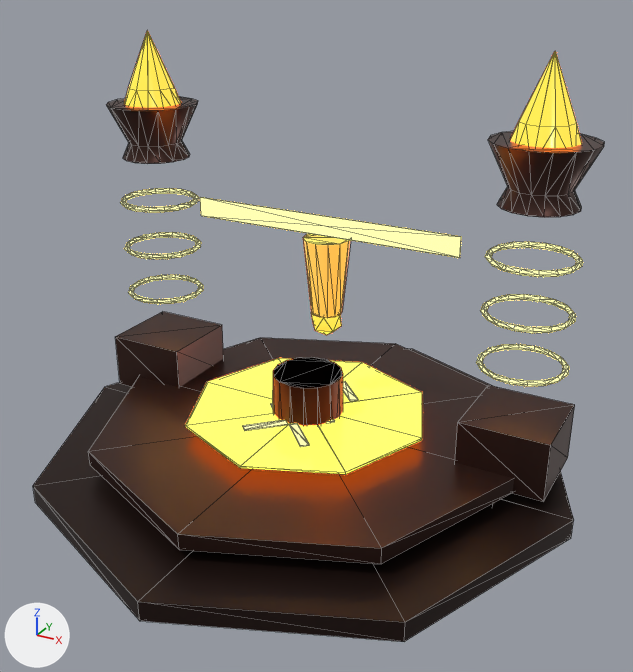
A saved change to the FBX model mines20/boostpads/pad5/RocketBoostPad_Roblox.fbx.
Camera for both pictures: a 50 mm camera at (9.92, -17.59, 12.16) aimed at (0.32, -0.12, 3.42). The lights are fixed; the arrows at lower left show +X, +Y and +Z. The first picture is the older version. Mesh edges are drawn as thin lines.

In view in the first picture: 'AccentNeon', 'BoostPad', 'DarkPlate', 'EnergyGlass', 'EnergyGlow', 'TrimPlate'.
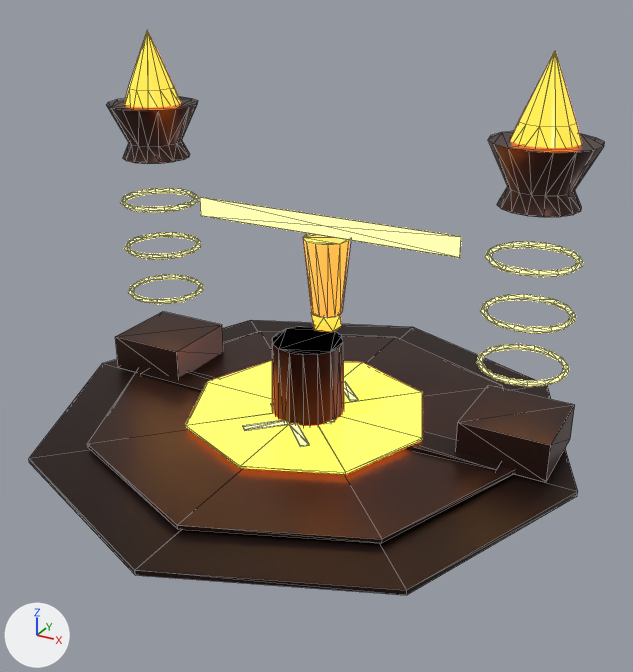
The newer file is also turned or shifted as a whole; pictures and numbers use the older file's frame.

Changed parts and their boxes [x1, y1, x2, y2] in the pictures (633 x 672 px; the box of a moved part takes in the faces that stretch with it):
'TrimPlate', reshaped: before [88, 97, 604, 564]; after [87, 97, 604, 543]
'DarkPlate', reshaped (6% shorter): before [33, 348, 574, 642]; after [29, 320, 578, 595]
part 1 of me_oct_step_1_002, moved or reshaped: before [88, 338, 514, 564]; after [87, 331, 515, 543]
part 2 of me_oct_step_1_002, moved or reshaped: before [115, 325, 224, 387]; after [115, 325, 223, 378]
part 3 of me_oct_step_1_002, moved or reshaped: before [455, 405, 575, 502]; after [456, 405, 575, 482]
part 4 of me_oct_step_0_002, moved or reshaped: before [33, 348, 574, 642]; after [29, 320, 578, 595]
part 5 of me_oct_step_0_002, moved or reshaped: before [273, 357, 343, 426]; after [272, 326, 344, 426]
part 6 of me_oct_step_0_002, moved or reshaped: before [273, 357, 343, 426]; after [272, 326, 344, 426]
part 7 of me_oct_step_0_002, moved or reshaped (mostly hidden before): before [489, 503, 495, 507]; after [141, 370, 500, 472]

The change, as a diff of the scene's bpy script:
```diff
--- a/mines20/boostpads/pad5/RocketBoostPad_Roblox.fbx.py
+++ b/mines20/boostpads/pad5/RocketBoostPad_Roblox.fbx.py
@@ me_oct_step_1_002 @@
 # used by ob_trimplate; location = (0.0, 0.0, 0.77)
 # before: 24 (-6.3, -0.1, -0.27) at pixel (119, 383), 25 (-4.1, -0.1, -0.27), 26 (-4.1, 2.1, -0.27), 27 (-6.3, 2.1, -0.27)
 # before: 80 (4.1, -0.1, -0.27), 81 (6.3, -0.1, -0.27) at pixel (543, 501), 82 (6.3, 2.1, -0.27) at pixel (567, 457), 83 (4.1, 2.1, -0.27)
-me_oct_step_1_002.from_pydata(...)  # 136 vertices, 252 faces; spans x -6.4..6.4, y -5.6..5.6, z -0.27..7.73
+me_oct_step_1_002.from_pydata(...)  # 136 vertices, 252 faces; spans x -6.4..6.4, y -5.6..5.6, z 0.26..7.73
+# me_oct_step_1_002 part 1: the loose piece of 24 vertices spanning x -5.6..5.6, y -5.6..5.6, z -0.27..0.13 is scaled about its middle by (1, 1, 0.25), then moved by (0.0, 0.0, 0.37)
+# me_oct_step_1_002 part 2
+for i in [*range(24, 28)]: me_oct_step_1_002.vertices[i].co += Vector((0.0, 0.0, 0.52))
+# me_oct_step_1_002 part 3
+for i in [*range(80, 84)]: me_oct_step_1_002.vertices[i].co += Vector((0.0, 0.0, 0.52))
 me_oct_step_1_002.materials.append(mat_trim_plate__diamondplate)
@@ me_oct_step_0_002 @@
 # used by ob_darkplate; location = (0.0, 0.0, 0.0)
-me_oct_step_0_002.from_pydata(...)  # 120 vertices, 220 faces; spans x -7.0..7.0, y -7.0..7.0, z -2.3..2.3
+me_oct_step_0_002.from_pydata(...)  # 120 vertices, 220 faces; spans x -7.0..7.0, y -7.0..7.0, z -1.4..3.2
+# me_oct_step_0_002 part 4: the loose piece of 24 vertices spanning x -7.0..7.0, y -7.0..7.0, z -0.33..0.17 is scaled about its middle by (1, 1, 0.25), then moved by (0.0, 0.0, 0.96)
+# me_oct_step_0_002 part 5: the loose piece of 32 vertices spanning x -1.0..1.0, y -1.0..1.0, z -2.3..2.3 is moved by (0.0, 0.0, 0.9)
+# me_oct_step_0_002 part 6: the loose piece of 32 vertices spanning x -1.0..1.0, y -1.0..1.0, z -2.3..2.3 is moved by (0.0, 0.0, 0.9)
+# me_oct_step_0_002 part 7: the loose piece of 8 vertices spanning x -5.2..5.2, y -0.4..0.4, z -0.3..0.3 is moved by (0.0, 0.0, 0.9)
+# other edits to the shape of me_oct_step_0_002 do not show in these pictures
 me_oct_step_0_002.materials.append(mat_dark_plate__diamondplate)
```
